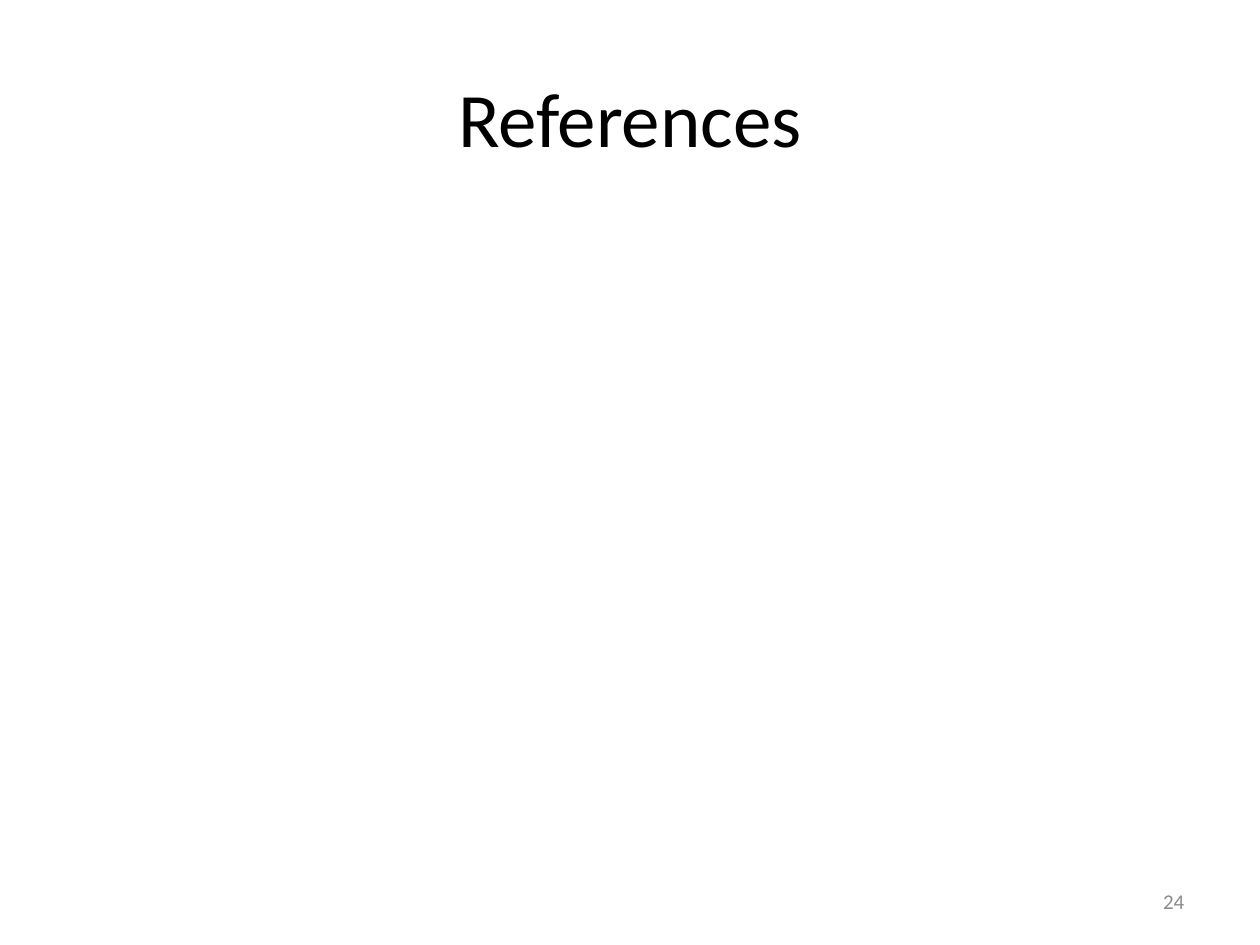
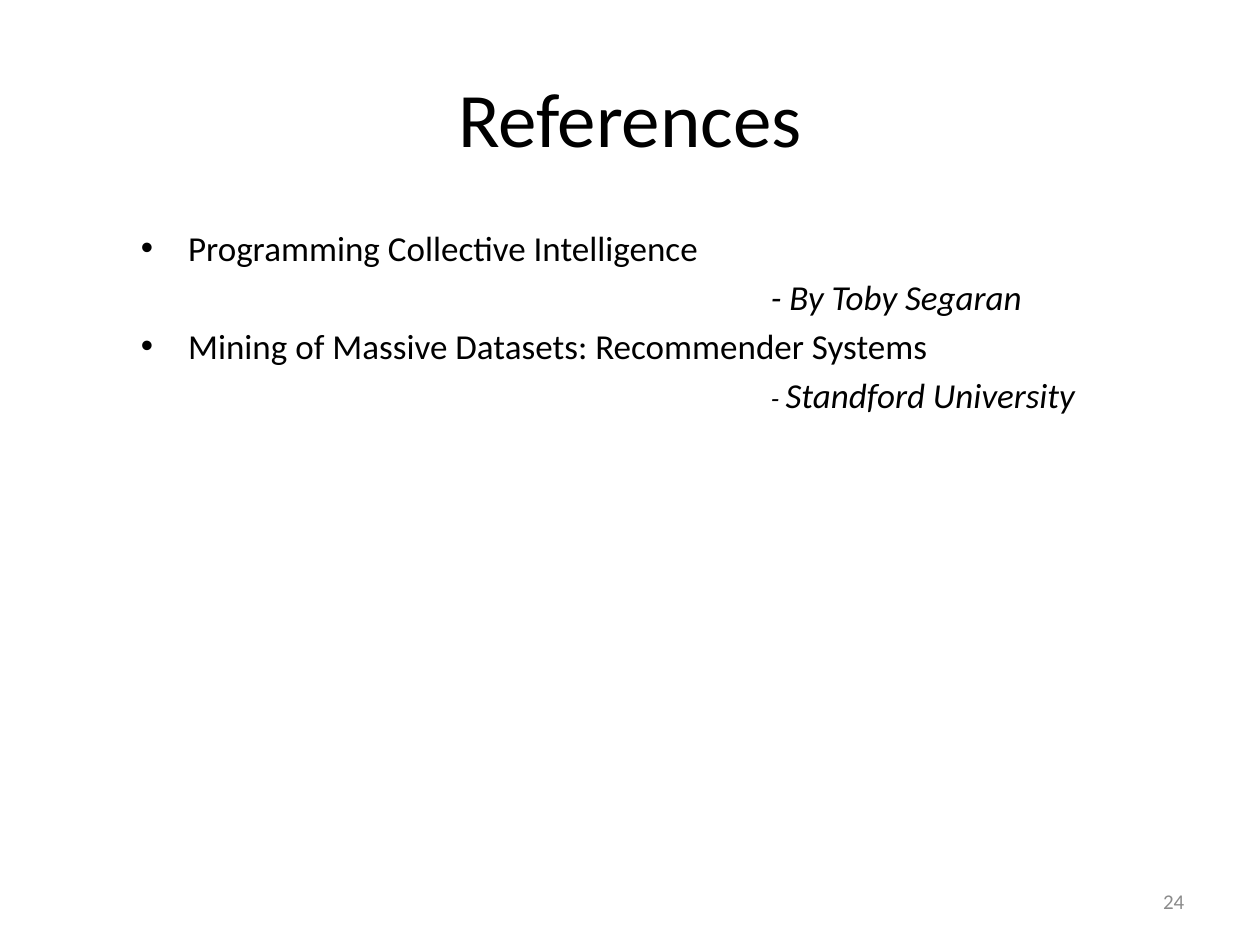
Before and after one commit to Newsrecommender/newsrecommender, a slide deck: slide 24 of ArticleRecommendationProject/Recommender_Project_Presentation.pptx. Drawn at 1260x945 pixels with LibreOffice and Linux fonts; fonts in the diff are those of the drawing; background and template pictures are left out. Boxes give left, top, right and bottom in pixels: in the first picture for what was removed or moved away, otherwise in the second. Text is boxed around its words. In the diff, an @@ line names an element or a change of style, - is before the commit and + after.

```diff
--- a/ArticleRecommendationProject/Recommender_Project_Presentation.pptx
+++ b/ArticleRecommendationProject/Recommender_Project_Presentation.pptx
@@ text added at (188, 236, 1075, 414), 20 pt, text #000000 @@
+• Programming Collective Intelligence
+  - By Toby Segaran
+• Mining of Massive Datasets: Recommender Systems
+- Standford University
```
Also in this commit, not shown: 4 other slides changed, 1 slide added, 1 slide removed.
